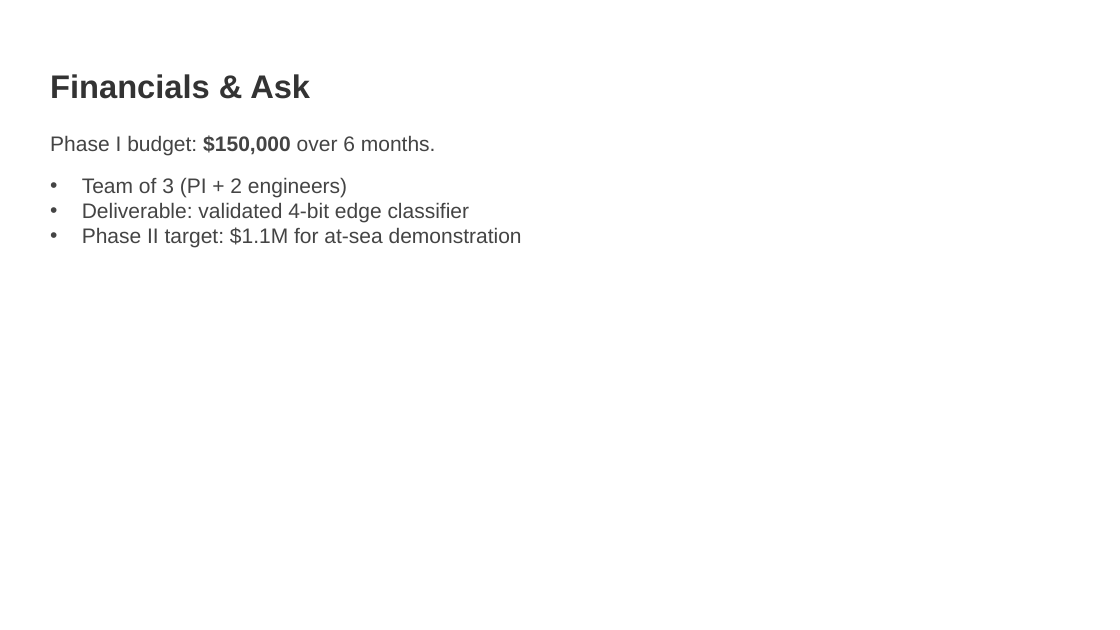
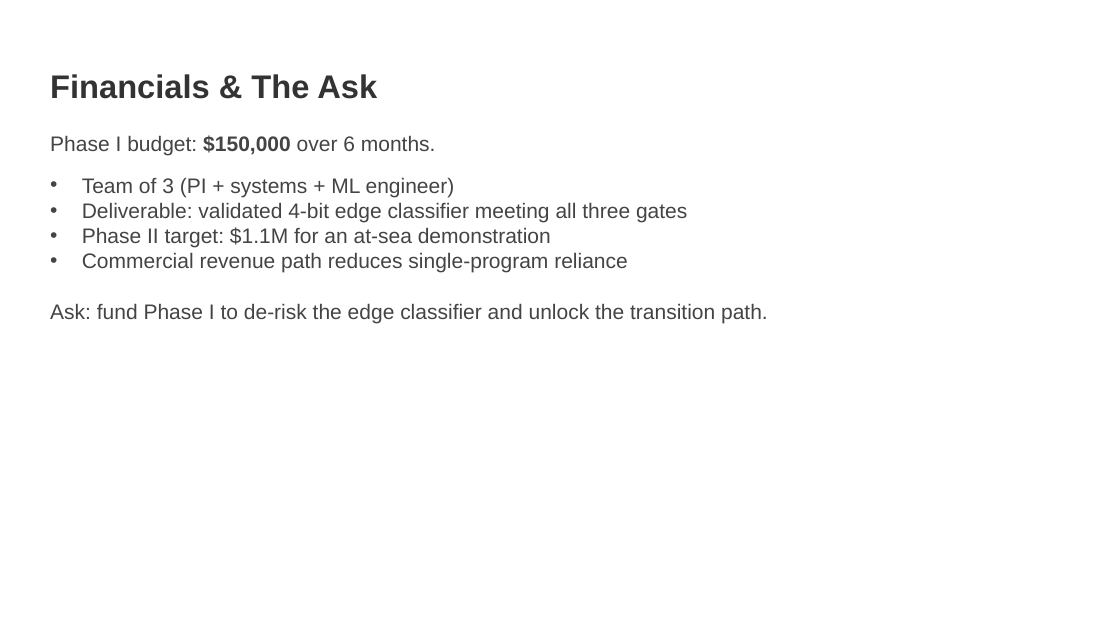
Before and after one commit to ubi-wagner/govwin, a slide deck: slide 5 of docs/sample-proposal/Aerivio_Commercialization.pptx. Drawn at 1120x630 pixels with LibreOffice and Linux fonts; fonts in the diff are those of the drawing. Boxes give left, top, right and bottom in pixels: in the first picture for what was removed or moved away, otherwise in the second. Text is boxed around its words. In the diff, an @@ line names an element or a change of style, - is before the commit and + after.

```diff
--- a/docs/sample-proposal/Aerivio_Commercialization.pptx
+++ b/docs/sample-proposal/Aerivio_Commercialization.pptx
@@ text at bbox=[50, 74, 377, 99]: text changed @@
-Financials & Ask
+Financials & The Ask
@@ text at bbox=[82, 177, 687, 273]: text changed @@
-• Team of 3 (PI + 2 engineers)
-• Deliverable: validated 4-bit edge classifier
-• Phase II target: $1.1M for at-sea demonstration
+• Team of 3 (PI + systems + ML engineer)
+• Deliverable: validated 4-bit edge classifier meeting all three gates
+• Phase II target: $1.1M for an at-sea demonstration
+• Commercial revenue path reduces single-program reliance
@@ text added at bbox=[50, 303, 768, 323], 18 pt, text #444444 @@
+Ask: fund Phase I to de-risk the edge classifier and unlock the transition path.
```
Also in this commit, not shown: 4 other slides changed, 12 other files.
